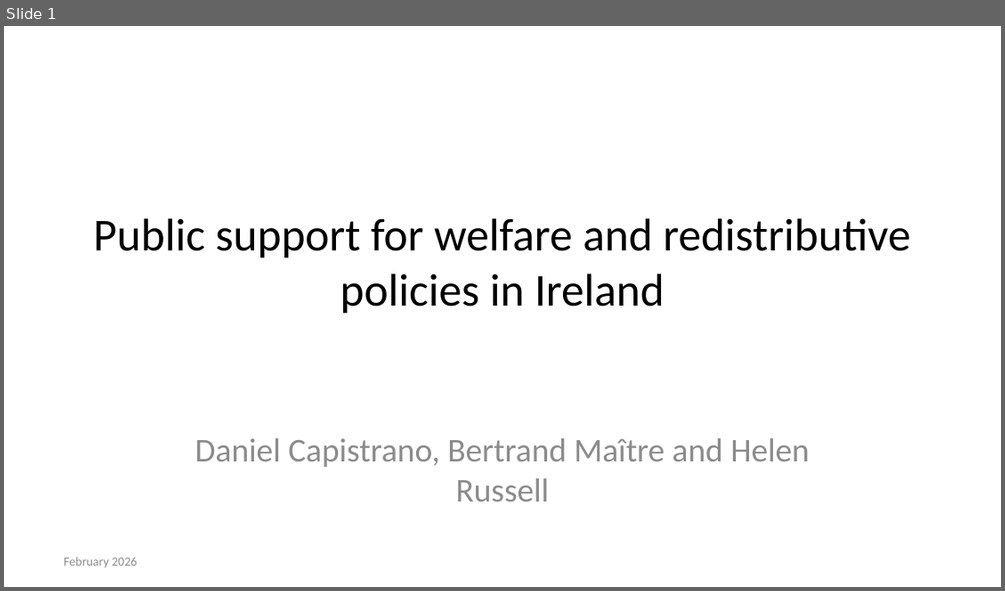
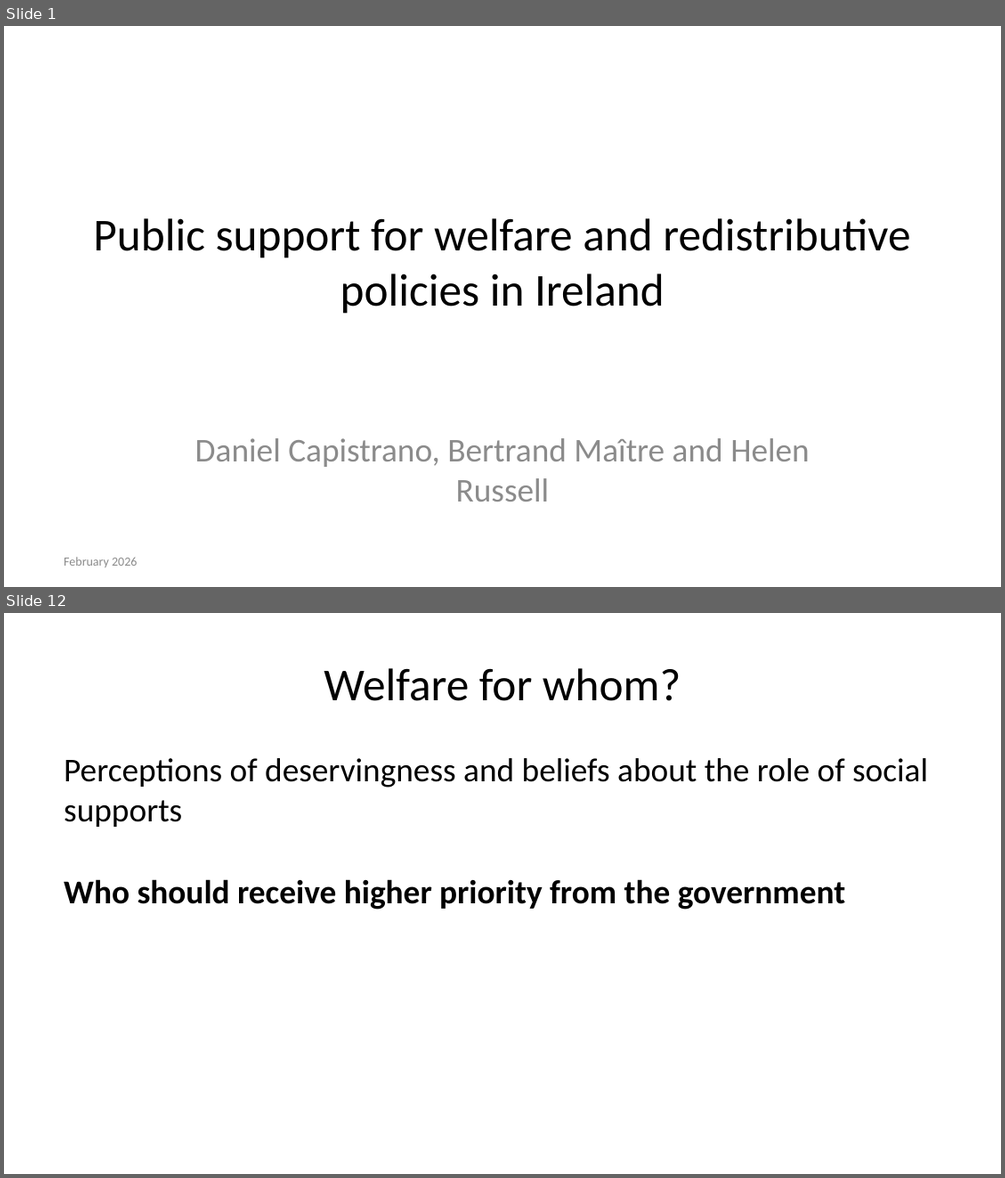
Before and after one commit to danielcapistrano/cfi_redistribution, a slide deck: docs/presentation.pptx. Shown one above the other, each under a label of ours: slide 1 before the commit, slides 1 and 12 after it; the slides between them are not shown. The pictures are 1005x591 and 1005x1178 pixels, drawn with LibreOffice and Linux fonts; fonts in the diff are those of the drawing. Boxes give left, top, right and bottom in pixels: in the first picture for what was removed or moved away, otherwise in the second. Text is boxed around its words. In the diff, an @@ line names an element or a change of style, - is before the commit and + after.

```diff
--- a/docs/presentation.pptx
+++ b/docs/presentation.pptx
@@ slide 12 added at (x1=4, y1=613, x2=1001, y2=1174), background #FFFFFF @@
@@ title added at (x1=324, y1=668, x2=680, y2=701), 33 pt, text #000000 @@
+Welfare for whom?
@@ text added at (x1=64, y1=758, x2=928, y2=909), 24 pt, text #000000 @@
+Perceptions of deservingness and beliefs about the role of social supports
+Who should receive higher priority from the government
```
Also in this commit, not shown: 14 slides changed, 13 other slides added, 11 slides removed, 41 other files.
